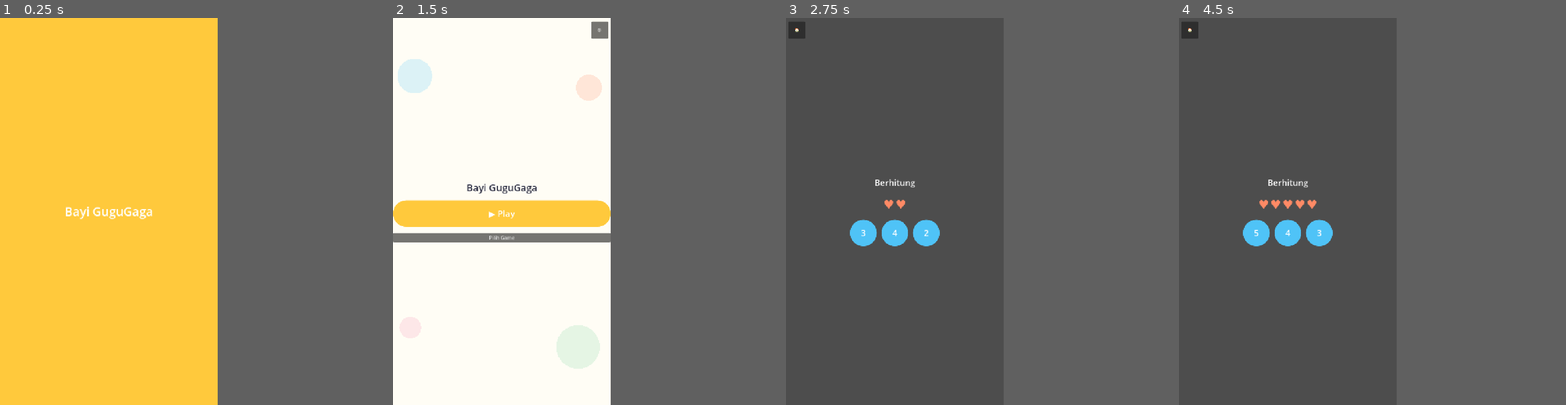
Above: before the commit, frames 1-4 (left to right).
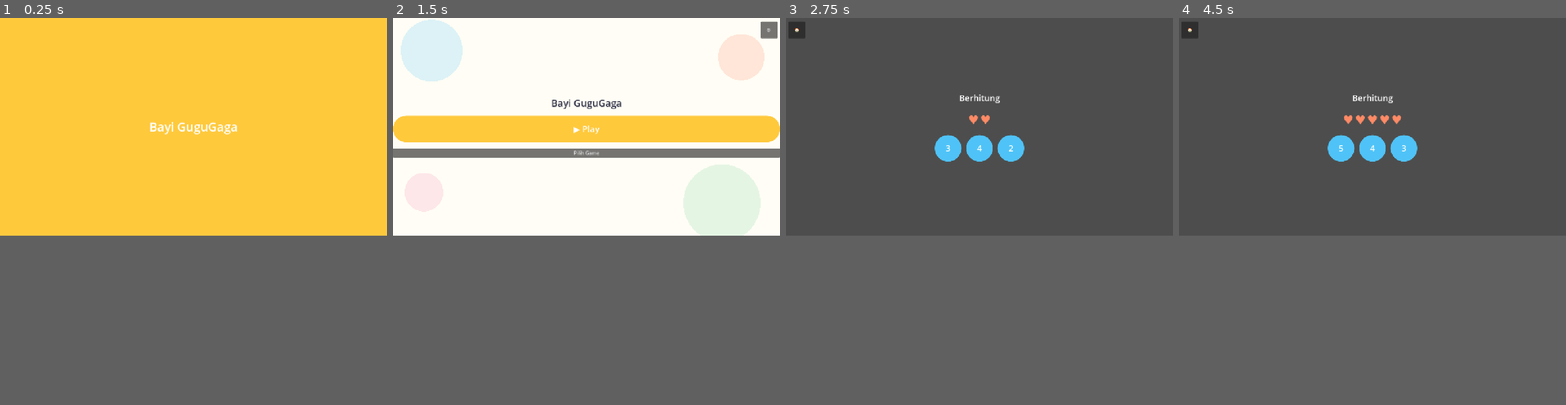
Above: after the commit, the same moments.

Repository: ptnusavisionmedia/game-balita
Game: Godot game, scene res://scenes/Splash.tscn
Same seed, same stepped clock (60 frames per second), same inputs: the game is played once before the commit and once after it.
Inputs:
- Up to frame 1 (0.25 s): no input
- Up to frame 2 (1.5 s): tap Enter at 0.5 s
- Up to frame 3 (2.75 s): click "▶ Play" at 2 s
- Up to frame 4 (4.5 s): click "3" at 2.75 s; click "4" at 3.5 s; click "2" at 4.25 s
In our replay, the window is 450x800 before the commit and 800x450 after it. These sizes can differ from the game's own. Grey fills any space a smaller window leaves; there, only what the larger window draws over its background counts as a difference.

The runs differ from the first frame. In frame 1, 0.6% of the frame differs, in the area x 17-62%, y 26-52%; in frame 2, 23%, in the area x 0-100%, y 0-91%; in frame 3, 2.6%; in frame 4, 2.8%.

Commit message:
fix: ganti orientasi ke landscape (bukan portrait) sesuai revisi user
Base desain jadi 1280x720 (16:9), window/handheld/orientation jadi
"landscape", window size override desktop jadi 960x540 (tetap 16:9).
Landscape dipilih supaya layar lebih lebar dan lebih pas untuk HP
maupun tablet. canvas_items/expand stretch tidak berubah. Headless-
verified 9 scene, window desktop terkonfirmasi ~976x579 proporsional.

Co-Authored-By: Claude Sonnet 5 <noreply@anthropic.com>

Diff:
--- a/project.godot
+++ b/project.godot
@@ -21,27 +21,26 @@
 
 [display]
 
-; Base resolution desain = HP portrait biasa. Semua ukuran piksel di kode
-; (custom_minimum_size dkk) dihitung relatif ke ini, lalu Godot scale
-; otomatis ke resolusi device asli lewat stretch mode di bawah — supaya
-; 1 kode UI konsisten proporsinya di HP kecil maupun tablet besar, bukan
-; "kececeran"/beda-beda posisi tiap device. Lihat obsidian-vault/Decisions Log.md.
-window/size/viewport_width=720
-window/size/viewport_height=1280
+; Update 2026-11-20: user minta LANDSCAPE (bukan portrait) — supaya lebar,
+; lebih menyesuaikan HP (rotasi landscape) dan tablet. Base resolusi desain
+; 1280x720 (16:9), semua ukuran piksel di kode (custom_minimum_size dkk)
+; dihitung relatif ke ini, lalu Godot scale otomatis ke resolusi device
+; asli lewat stretch mode di bawah — supaya 1 kode UI konsisten
+; proporsinya di HP kecil maupun tablet besar, bukan "kececeran"/beda-beda
+; posisi tiap device. Lihat obsidian-vault/Decisions Log.md.
+window/size/viewport_width=1280
+window/size/viewport_height=720
 window/size/mode=0
 
 ; window_width/height_override cuma ngaruh ke UKURAN JENDELA desktop (dev
 ; test di Windows/Mac/Linux) — TIDAK ngaruh ke export Android (device asli
-; selalu pakai resolusi device sendiri). Tanpa ini, window default ikut
-; viewport_width/height (720x1280) yang lebih tinggi dari tinggi layar laptop
-; umum (mis. 1366x768 => working area ~728px tinggi) — Windows jadi klem
-; window ke bentuk nyaris persegi (bukan portrait lagi), kelihatan
-; "miring"/landscape. 405x720 tetap rasio 9:16, muat di layar manapun.
-window/size/window_width_override=405
-window/size/window_height_override=720
+; selalu pakai resolusi device sendiri). 960x540 tetap rasio 16:9, muat
+; nyaman di layar manapun (termasuk laptop 1366x768 yang dipakai testing).
+window/size/window_width_override=960
+window/size/window_height_override=540
 window/stretch/mode="canvas_items"
 window/stretch/aspect="expand"
-window/handheld/orientation="portrait"
+window/handheld/orientation="landscape"
 
 [autoload]
 
Not shown, changed: docs/UI_UX_DESIGN.md
Not shown, changed: obsidian-vault/Decisions Log.md
